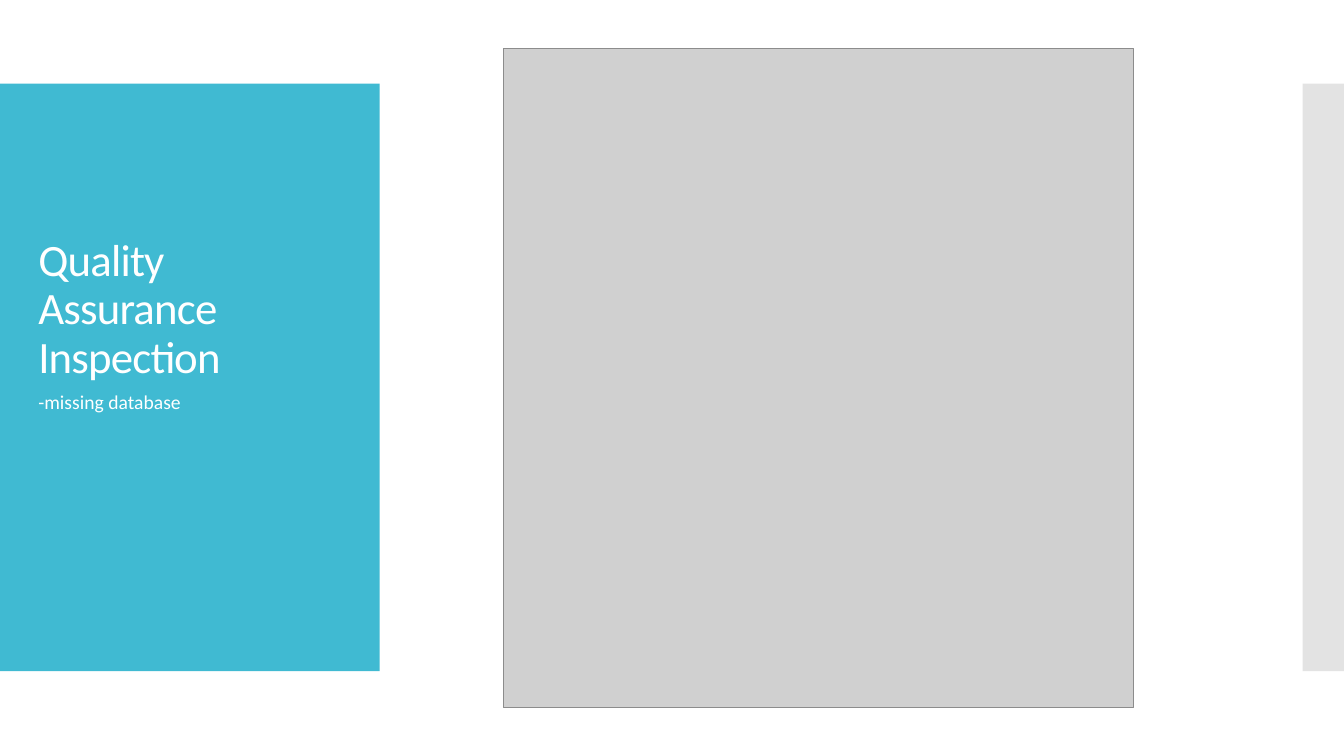
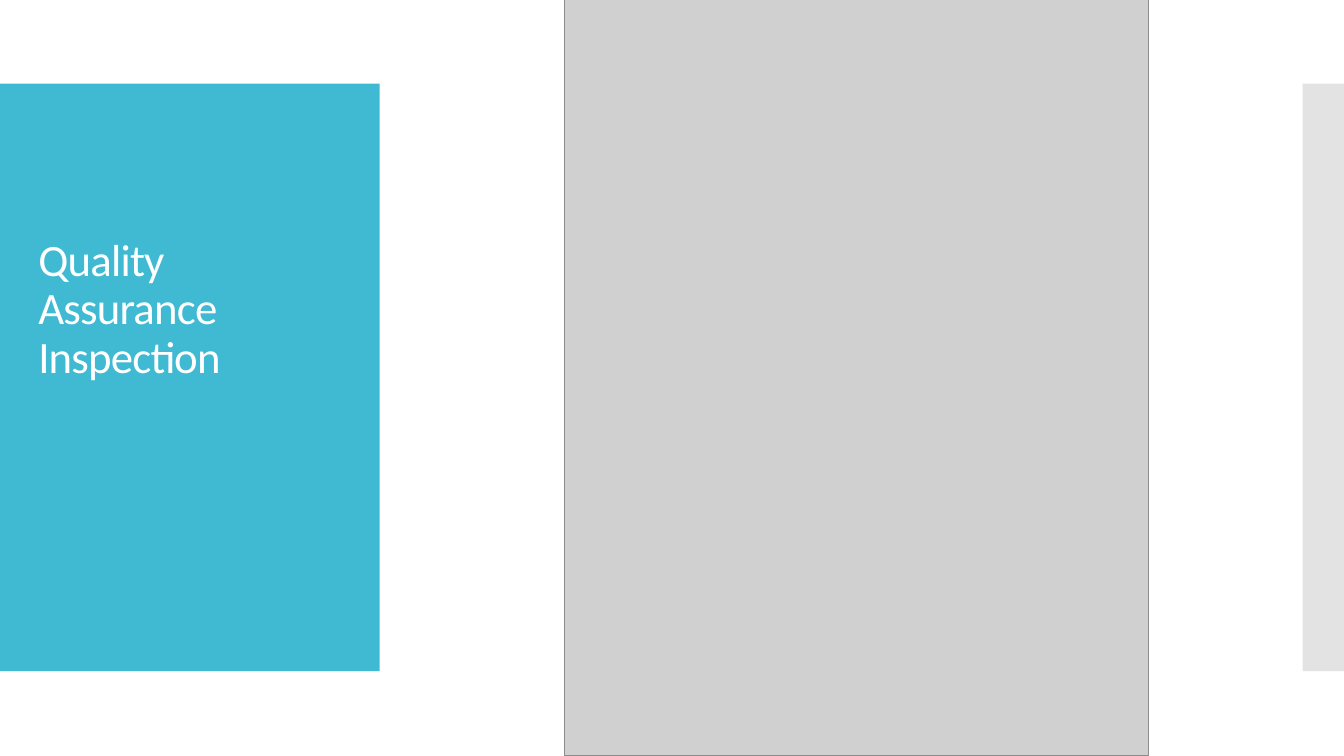
Before and after one commit to pixustechnologies/labelSerialNumberProject, a slide deck: slide 6 of LabelSerialNumberChangeProposal.pptx. Drawn at 1344x756 pixels with LibreOffice and Linux fonts; fonts in the diff are those of the drawing; grey boxes stand for pictures. Boxes give left, top, right and bottom in pixels: in the first picture for what was removed or moved away, otherwise in the second. Text is boxed around its words. In the diff, an @@ line names an element or a change of style, - is before the commit and + after.

```diff
--- a/LabelSerialNumberChangeProposal.pptx
+++ b/LabelSerialNumberChangeProposal.pptx
@@ picture: place and size @@
-picture at [503,48,1134,708]
+picture at [565,0,1148,756]
@@ text removed at [38,395,180,413] @@
--missing database
```
Also in this commit, not shown: 3 other slides changed, 11 other files.
